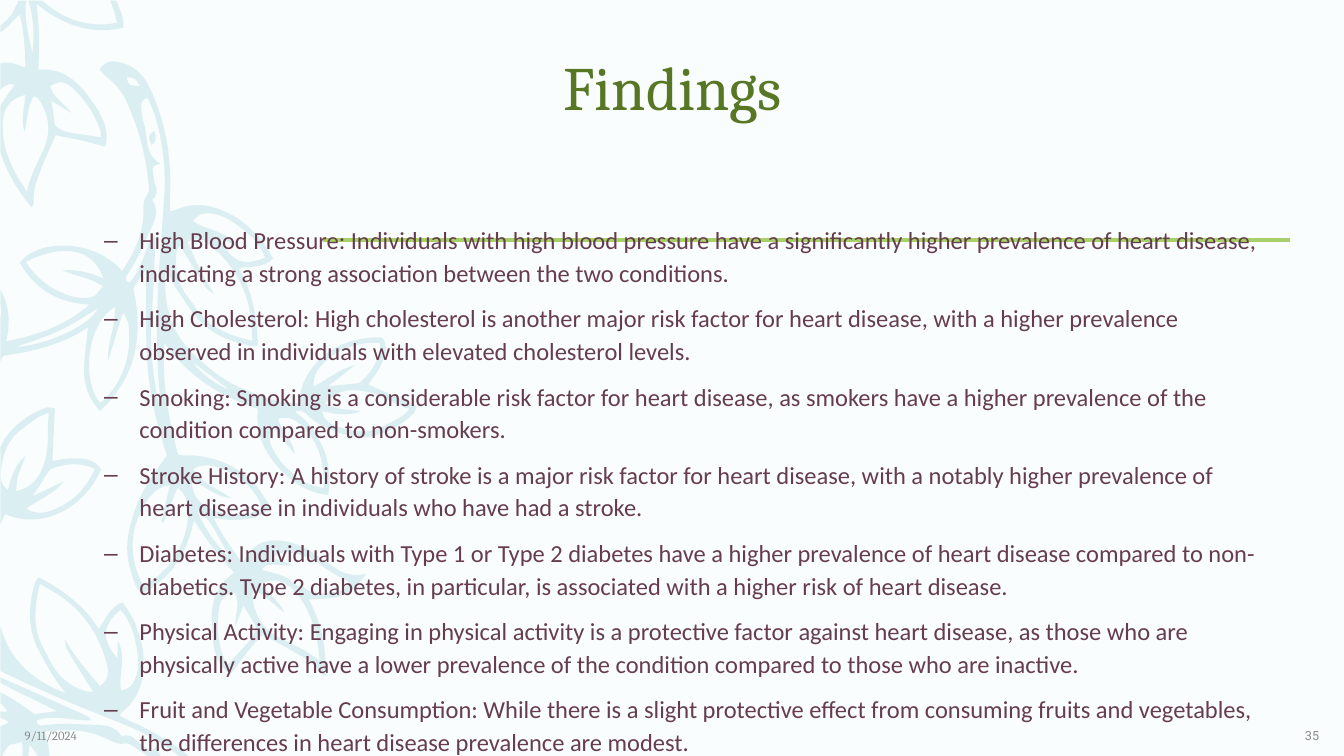
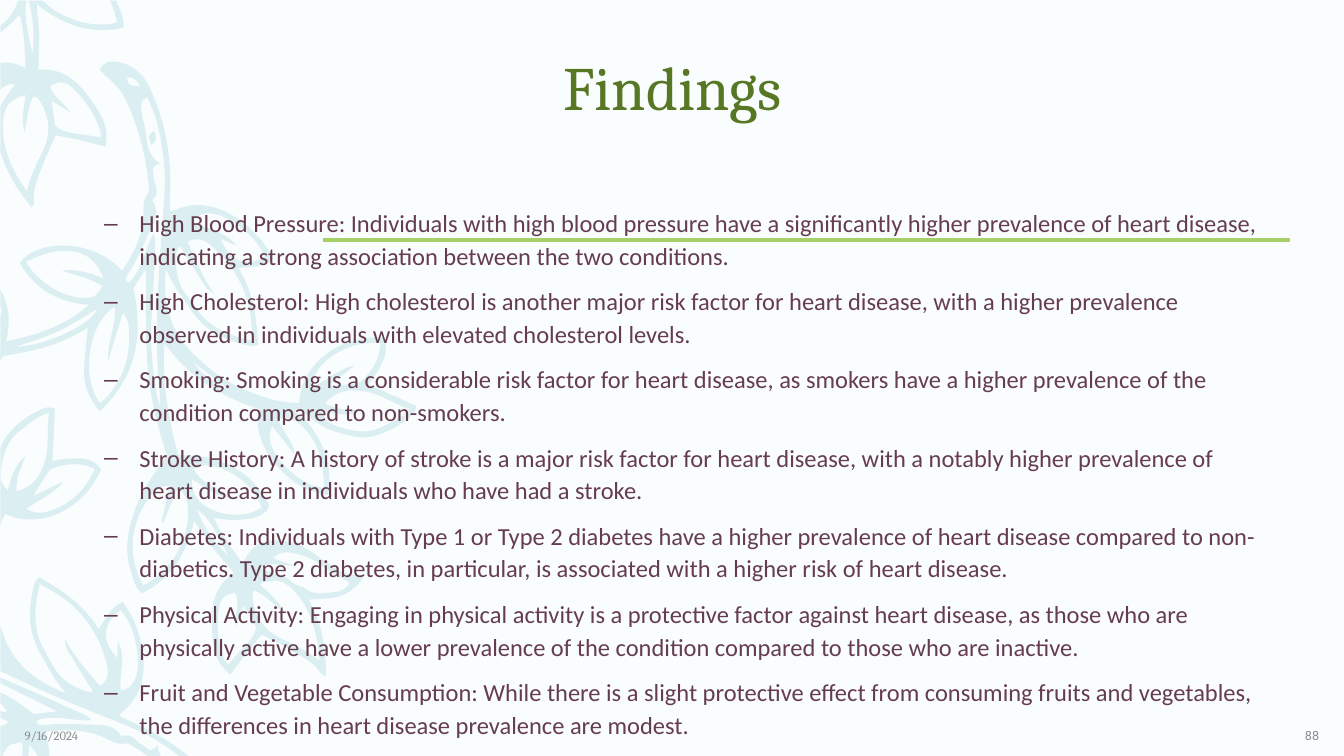
Before and after one commit to ParthiviGaikwad/Anudip, a slide deck: slide 88 of Mentor Mind/Problem Statement.pptx (slide 35 before the commit). Drawn at 1344x756 pixels with LibreOffice and Linux fonts; fonts in the diff are those of the drawing. Boxes give left, top, right and bottom in pixels: in the first picture for what was removed or moved away, otherwise in the second. Text is boxed around its words. In the diff, an @@ line names an element or a change of style, - is before the commit and + after.

```diff
--- a/Mentor Mind/Problem Statement.pptx
+++ b/Mentor Mind/Problem Statement.pptx
@@ text "High Blood Pressure: Individuals with ...": place and size @@
-text "High Blood Pressure: Individuals with ..." at bbox=[139, 232, 1256, 755]
+text "High Blood Pressure: Individuals with ..." at bbox=[139, 215, 1256, 738]
@@ text at bbox=[25, 731, 78, 741]: text changed @@
-9/11/2024
+9/16/2024
@@ page number at bbox=[1305, 731, 1319, 740]: text changed @@
-35
+88
```
Also in this commit, not shown: 30 other slides changed, 55 slides added, 2 slides removed.
